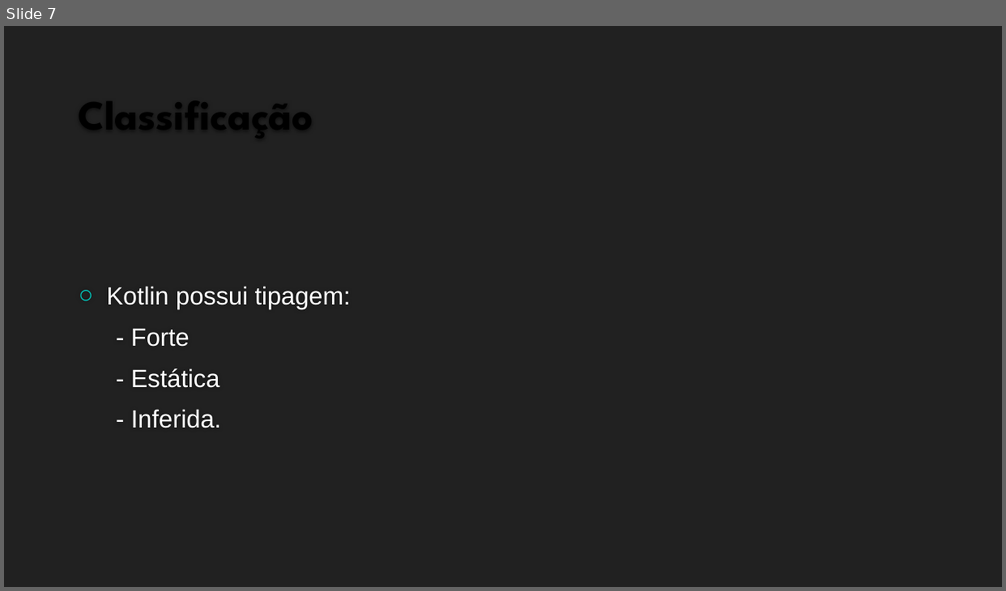
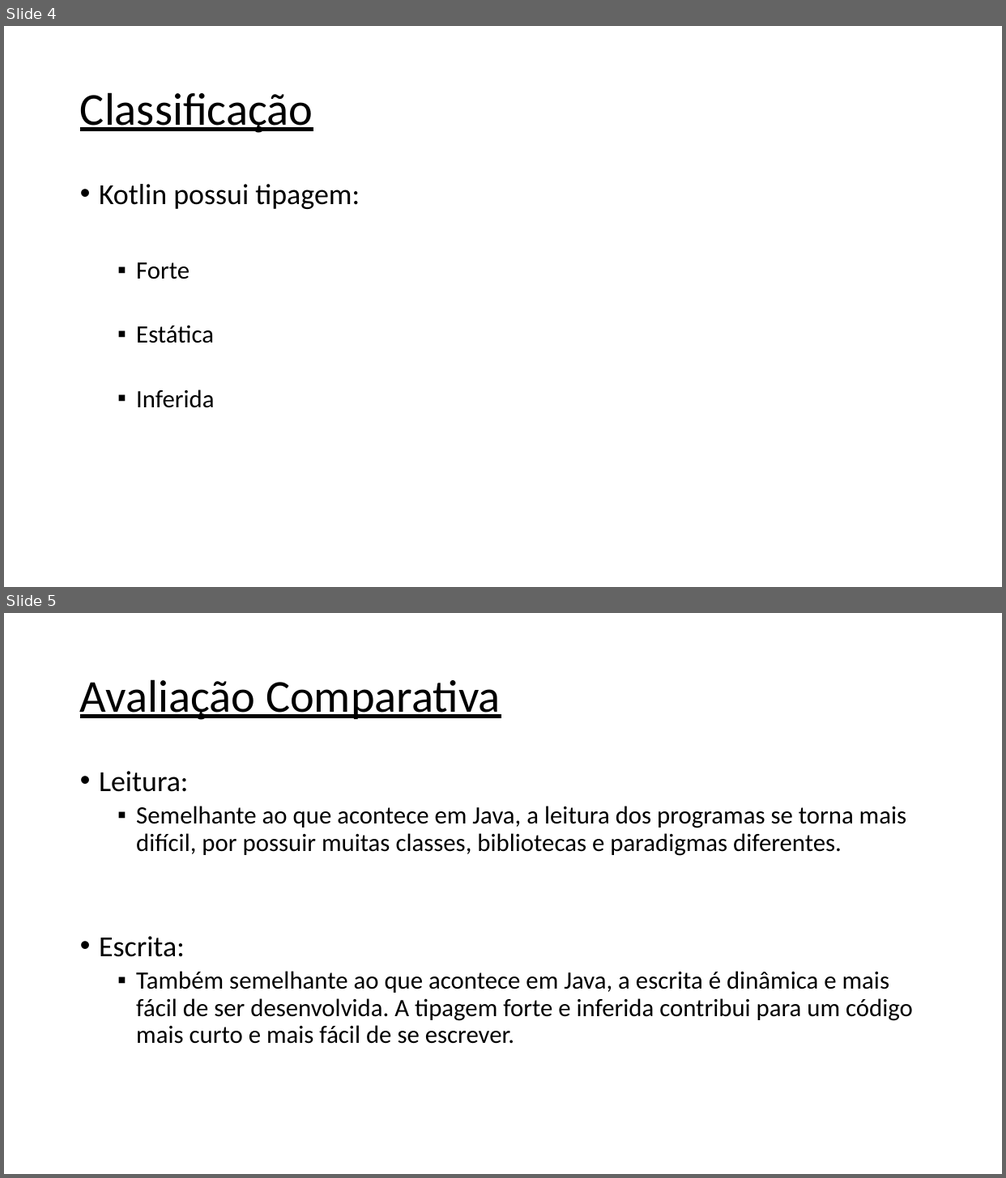
Before and after one commit to lucascomp/EDL, a slide deck: trabalhos/trabalho-01/SLIDES.pptx. Shown one above the other, each under a label of ours: slide 7 before the commit, slides 4 and 5 after it. The pictures are 1006x591 and 1006x1178 pixels, drawn with LibreOffice and Linux fonts; fonts in the diff are those of the drawing; background and template pictures are left out. Boxes give left, top, right and bottom in pixels: in the first picture for what was removed or moved away, otherwise in the second. Text is boxed around its words. In the diff, an @@ line names an element or a change of style, - is before the commit and + after.

```diff
--- a/trabalhos/trabalho-01/SLIDES.pptx
+++ b/trabalhos/trabalho-01/SLIDES.pptx
@@ slide 5 added at bbox=[4, 613, 1002, 1174], background #FFFFFF @@
@@ title added at bbox=[80, 679, 501, 720], 44 pt, text #000000, underline @@
+Avaliação Comparativa
@@ text added at bbox=[99, 771, 913, 1044], 24 pt, text #000000 @@
+• Leitura:
+  ▪ Semelhante ao que acontece em Java, a leitura dos programas se torna mais difícil, por possuir muitas classes, bibliotecas e paradigmas diferentes.
+• Escrita:
+  ▪ Também semelhante ao que acontece em Java, a escrita é dinâmica e mais fácil de ser desenvolvida. A tipagem forte e inferida contribui para um código mais curto e mais fácil de se escrever.
@@ what was slide 7 is now slide 4 @@
@@ slide 4 changed as well @@
@@ background #212121 to #FFFFFF @@
@@ title "Classificação": place and size @@
-title "Classificação" at bbox=[70, 62, 936, 142]
+title "Classificação" at bbox=[80, 92, 313, 133]
@@ title "Classificação" at bbox=[80, 92, 313, 133]: size 40 to 44 pt, font League Spartan to Calibri, bold off, underline on; line spacing 1 to 0.9; vertical alignment bottom to middle @@
@@ text "Kotlin possui tipagem:": place and size @@
-text "Kotlin possui tipagem:" at bbox=[107, 286, 351, 429]
+text "Kotlin possui tipagem:" at bbox=[99, 184, 360, 408]
@@ text "Kotlin possui tipagem:" at bbox=[99, 184, 360, 408]: vertical alignment middle to top @@
@@ text at bbox=[99, 184, 360, 209]: size 24 to 28 pt, font Arial to Calibri, text colour #FFFFFF to #000000 in "Kotlin possui tipagem:"; bullet ○ to •; line spacing 1 to 0.9 @@
@@ text at bbox=[136, 263, 214, 408]: text changed; font Arial to Calibri; text colour #FFFFFF to #000000 @@
-- Forte
-- Estática
-- Inferida.
+  ▪ Forte
+  ▪ Estática
+  ▪ Inferida
```
Also in this commit, not shown: 6 other slides changed, 5 slides removed.
